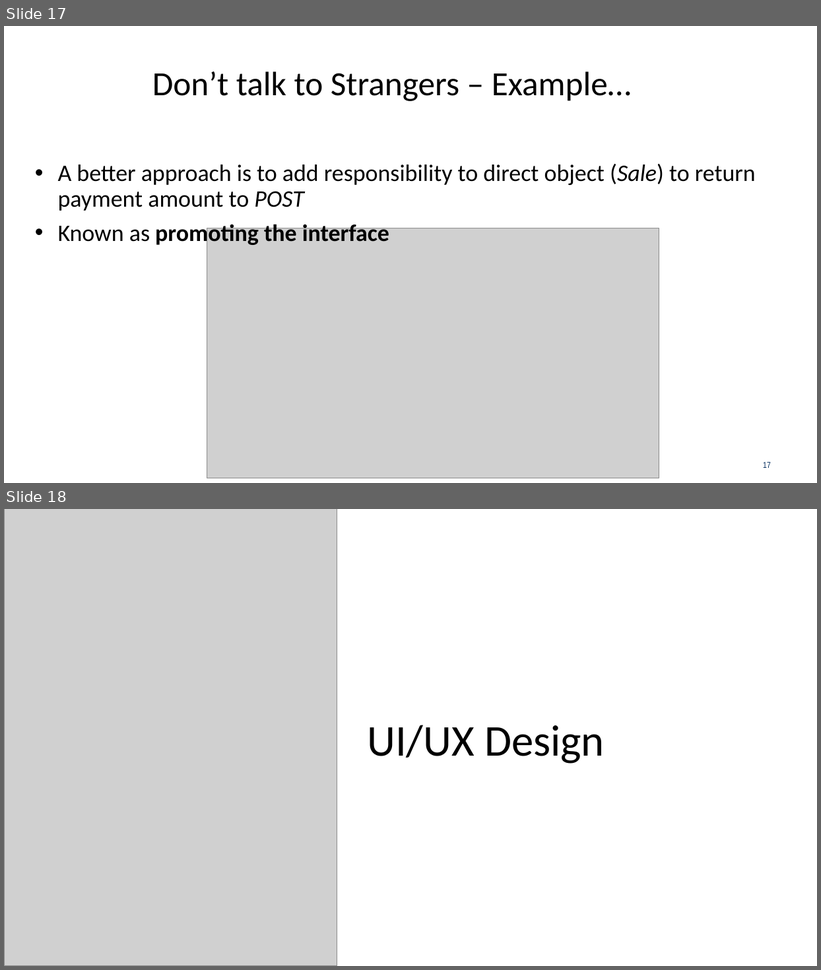
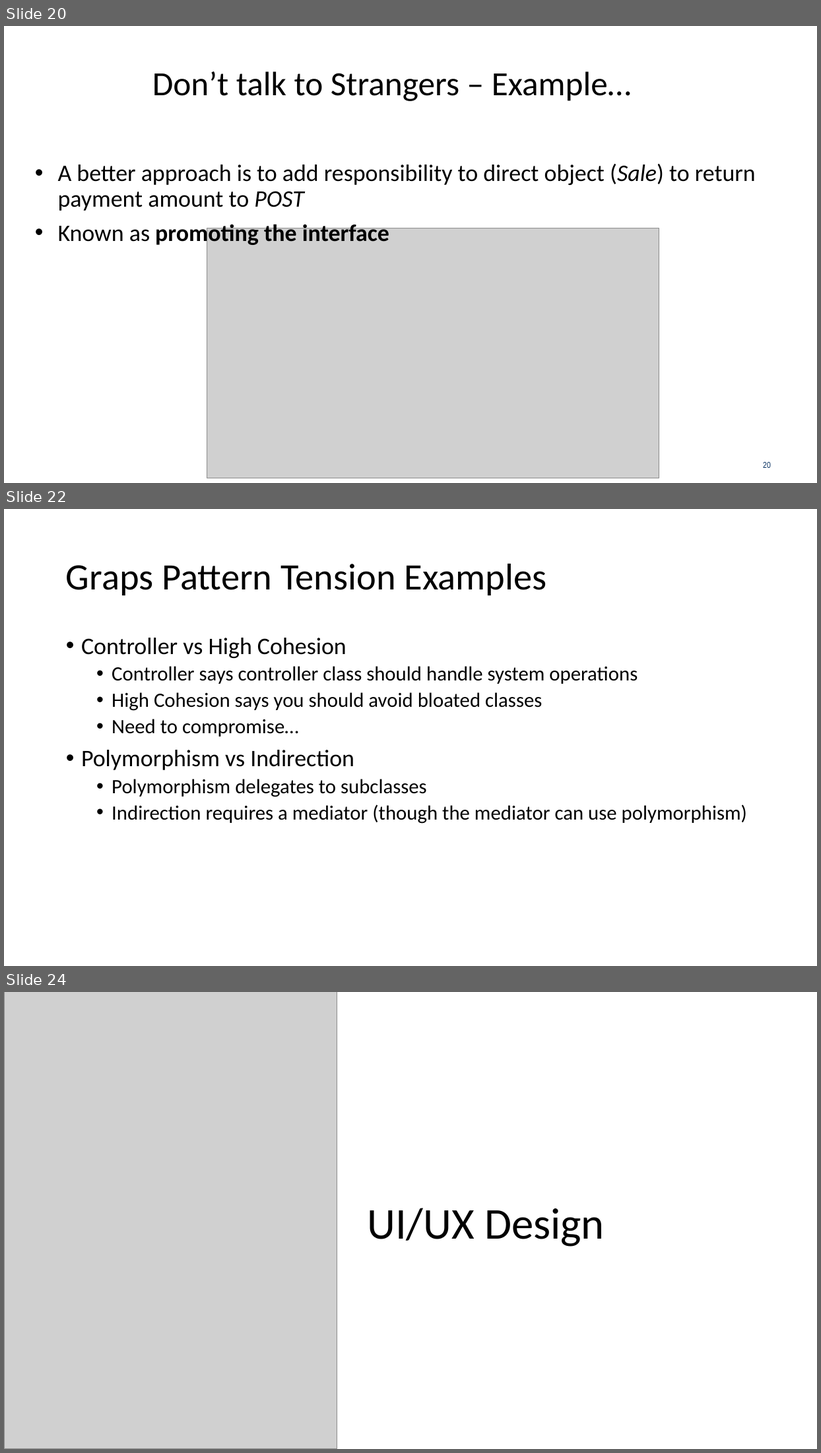
Before and after one commit to kthanasi-git/SW_Engineering, a slide deck: SOFTWARE ENGINEERING/SLIDES/9- Design Priciples III.pptx. Shown one above the other, each under a label of ours: slides 17 and 18 before the commit, slides 20, 22 and 24 after it; the slides between them are not shown. The pictures are 821x970 and 821x1453 pixels, drawn with LibreOffice and Linux fonts; fonts in the diff are those of the drawing; grey boxes stand for pictures. Boxes give left, top, right and bottom in pixels: in the first picture for what was removed or moved away, otherwise in the second. Text is boxed around its words. In the diff, an @@ line names an element or a change of style, - is before the commit and + after.

```diff
--- a/SOFTWARE ENGINEERING/SLIDES/9- Design Priciples III.pptx
+++ b/SOFTWARE ENGINEERING/SLIDES/9- Design Priciples III.pptx
@@ slide 22 added at (4,509,817,966), background #FFFFFF @@
@@ title added at (66,563,547,595), 44 pt, text #000000 @@
+Graps Pattern Tension Examples
@@ text added at (81,638,747,824), 24 pt, text #000000 @@
+• Controller vs High Cohesion
+  • Controller says controller class should handle system operations
+  • High Cohesion says you should avoid bloated classes
+  • Need to compromise…
+• Polymorphism vs Indirection
+  • Polymorphism delegates to subclasses
+  • Indirection requires a mediator (though the mediator can use polymorphism)
@@ what was slide 17 is now slide 20 @@
@@ page number at (763,462,771,468): text changed @@
-17
+20
@@ what was slide 18 is now slide 24 @@
```
Also in this commit, not shown: 1 slide changed, 19 other slides added, 6 other files.
